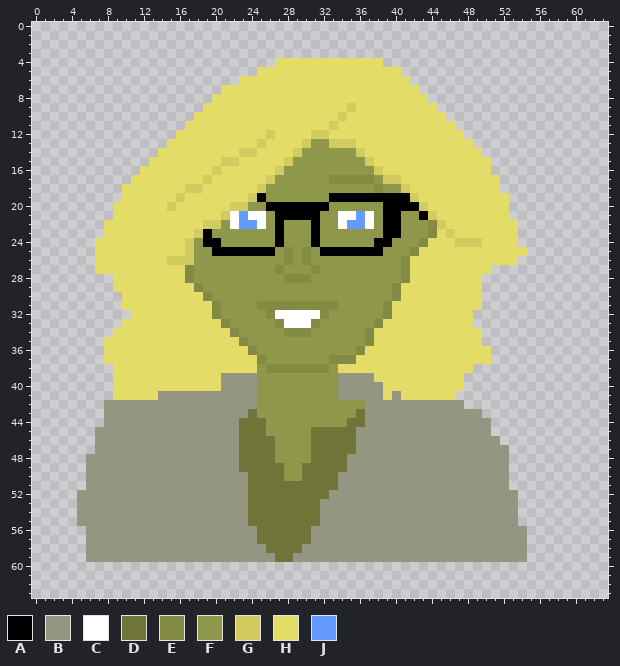
One commit to this pixel-art file: assets/art/assisstant.aseprite. The picture above is the old version.
64x64 pixels, 1 frame.
Palette (. is transparent): A #000000  B #949681  C #ffffff  D #6f7539  E #838a43  F #8f974a  G #d1cb60  H #e3dd68  J #639bff
Pixels before (only the part around the change), first column x 0:
 0 ................................................................
 1 ................................................................
 2 ................................................................
 3 ................................................................
 4 ...........................HHHHHHHHHHHH.........................
 5 .........................HHHHHHHHHHHHHHHH.......................
 6 .......................HHHHHHHHHHHHHHHHHHH......................
 7 .....................HHHHHHHHHHHHHHHHHHHHHH.....................
 8 ....................HHHHHHHHHHHHHHHHHHHHHHHH....................
 9 ...................HHHHHHHHHHHHHHHHGHHHHHHHHH...................
10 ..................HHHHHHHHHHHHHHHHGHHHHHHHHHHH..................
11 .................HHHHHHHHHHHHHHHHGHHHHHHHHHHHHH.................
12 ................HHHHHHHHHHGHHHHGGHHHHHHHHHHHHHHH................
13 ...............HHHHHHHHHHGHHHHGFFGGGHHHHHHHHHHHHH...............
14 ..............HHHHHHHHHGGHHHHGFFFFFFGHHHHHHHHHHHHH..............
15 .............HHHHHHHHGGHHHHHGFFFFFFFFGHHHHHHHHHHHHH.............
16 ............HHHHHHHHGHHHHHHGFFFFFFFFFFGHHHHHHHHHHHH.............
17 ...........HHHHHHHHGHHHHHHGFFFFFFEEEEEFGGHHHHHHHHHHH............
18 ..........HHHHHHHGGHHHHHHGFFFFFFFFFFFFEFFGHHHHHHHHHH............
19 ..........HHHHHHGHHHHHHHGAFFFFFFFAAAAAAAAAGHHHHHHHHHH...........
20 .........HHHHHHGHHHHHHGGFFAAAAAAAFFFFFFAAAAGHHHHHHHHH...........
21 .........HHHHHHHHHHHHGCJCCFAAAAAFFCCJCFAAFFAGHHHHHHHH...........
22 ........HHHHHHHHHHHGGFCJJCFAFFFAFFCJJCFAAFFFEGHHHHHHHH..........
23 ........HHHHHHHHHHGAFFFFFFFAFFFAFFFFFFFAAFFFEHGHHHHHHH..........
24 .......HHHHHHHHHHGFAAFFFFFFAFFFAFFFFFFAAFFFEHHHGGGHHHH..........
25 .......HHHHHHHHHHGFFAAAAAAAFEFEFAAAAAAAFFFEHHHHHHHHHHHH.........
26 .......HHHHHHHHGGGFFFFFFFFFFEFEFFFFFFFFFFEHHHHHHHHHHHH..........
27 .......HHHHHHHHHHEFFFFFFFFFEFFFEFFFFFFFFFEHHHHHHHHH.............
28 .........HHHHHHHHEFFFFFFFFFFEEEFFFFFFFFFFEHHHHHHHH..............
29 .........HHHHHHHHHEFFFFFFFFFFFFFFFFFFFFFEHHHHHHHHH..............
30 ..........HHHHHHHHHEFFFFFFFFFFFFFFFFFFFFEHHHHHHHHH..............
31 ..........HHHHHHHHHHEFFFFEEEEEEEEEFFFFFEHHHHHHHHHH..............
32 ...........HHHHHHHHHEFFFFFECCCCCEFFFFFFEHHHHHHHHH...............
33 ..........HHHHHHHHHHHEFFFFFECCCEFFFFFFEHHHHHHHHHH...............
34 .........HHHHHHHHHHHHHEFFFFFEEEFFFFFFEHHHHHHHHHHHH..............
35 ........HHHHHHHHHHHHHHHEFFFFFFFFFFFFFEHHHHHHHHHHHH..............
36 ........HHHHHHHHHHHHHHHHEFFFFFFFFFFFEHHHHHHHHHHHHHH.............
37 ........HHHHHHHHHHHHHHHHHEFFFFFFFEEEHHHHHHHHHHHHHHH.............
38 .........HHHHHHHHHHHHHHHHFEEEEEEEFHHHHHHHHHHHHHHH...............
39 .........HHHHHHHHHHHHBBBBFFFFFFFFFBBBBHHHHHHHHHH................
40 .........HHHHHHHHHHHHBBBBFFFFFFFFFBBBBBHHHHHHHHH................
41 .........HHHHHBBBBBBBBBBBFFFFFFFFFBBBBBHBHHHHHH.................
42 ........BBBBBBBBBBBBBBBBBFFFFFFFFFFFFBBBBBBBBBBB................
43 ........BBBBBBBBBBBBBBBBDFFFFFFFFFFFDBBBBBBBBBBBBB..............
44 ........BBBBBBBBBBBBBBBDDDFFFFFFFFFDDBBBBBBBBBBBBBB.............
45 .......BBBBBBBBBBBBBBBBDDDFFFFFDDDDDBBBBBBBBBBBBBBB.............
46 .......BBBBBBBBBBBBBBBBDDDDFFFFDDDDDBBBBBBBBBBBBBBBB............
47 .......BBBBBBBBBBBBBBBBDDDDFFFFDDDDDBBBBBBBBBBBBBBBBB...........
48 ......BBBBBBBBBBBBBBBBBDDDDFFFFDDDDBBBBBBBBBBBBBBBBBB...........
49 ......BBBBBBBBBBBBBBBBBDDDDDFFDDDDDBBBBBBBBBBBBBBBBBB...........
50 ......BBBBBBBBBBBBBBBBBBDDDDFFDDDDBBBBBBBBBBBBBBBBBBB...........
51 ......BBBBBBBBBBBBBBBBBBDDDDDDDDDDBBBBBBBBBBBBBBBBBBB...........
52 .....BBBBBBBBBBBBBBBBBBBDDDDDDDDDBBBBBBBBBBBBBBBBBBBBB..........
53 .....BBBBBBBBBBBBBBBBBBBDDDDDDDDBBBBBBBBBBBBBBBBBBBBBB..........
54 .....BBBBBBBBBBBBBBBBBBBDDDDDDDDBBBBBBBBBBBBBBBBBBBBBB..........
55 .....BBBBBBBBBBBBBBBBBBBDDDDDDDDBBBBBBBBBBBBBBBBBBBBBB..........
56 ......BBBBBBBBBBBBBBBBBBBDDDDDDBBBBBBBBBBBBBBBBBBBBBBBB.........
57 ......BBBBBBBBBBBBBBBBBBBDDDDDDBBBBBBBBBBBBBBBBBBBBBBBB.........
58 ......BBBBBBBBBBBBBBBBBBBBDDDDBBBBBBBBBBBBBBBBBBBBBBBBB.........
59 ......BBBBBBBBBBBBBBBBBBBBBDDBBBBBBBBBBBBBBBBBBBBBBBBBB.........
60 ................................................................
61 ................................................................
62 ................................................................
63 ................................................................
The result:
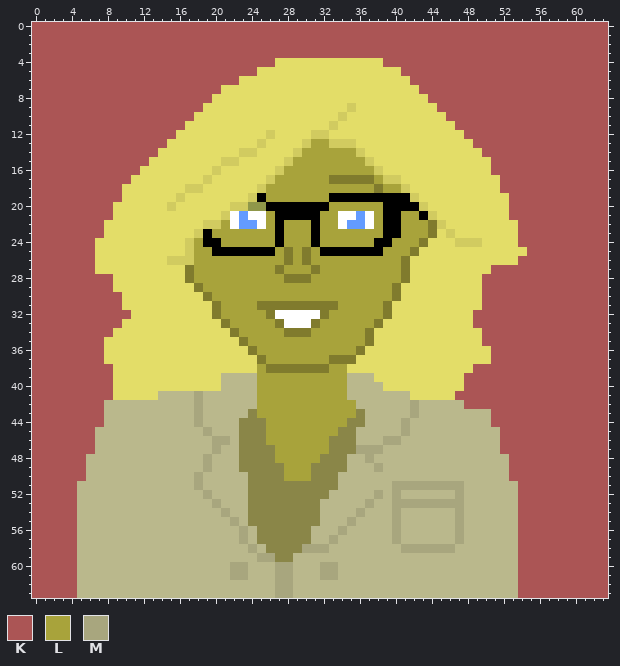
Colours new in this view: K #ab5555  L #a8a33b  M #a8a67e
The commit says: Meh. This is good enough
Change:
colour B: #949681 -> #bab88c
colour D: #6f7539 -> #8a8648
colour E: #838a43 -> #807b2d
Changed rows in their new state; - is a pixel that keeps its letter.
first column x 0:
 0 KKKKKKKKKKKKKKKKKKKKKKKKKKKKKKKKKKKKKKKKKKKKKKKKKKKKKKKKKKKKKKKK
 1 KKKKKKKKKKKKKKKKKKKKKKKKKKKKKKKKKKKKKKKKKKKKKKKKKKKKKKKKKKKKKKKK
 2 KKKKKKKKKKKKKKKKKKKKKKKKKKKKKKKKKKKKKKKKKKKKKKKKKKKKKKKKKKKKKKKK
 3 KKKKKKKKKKKKKKKKKKKKKKKKKKKKKKKKKKKKKKKKKKKKKKKKKKKKKKKKKKKKKKKK
 4 KKKKKKKKKKKKKKKKKKKKKKKKKKK------------KKKKKKKKKKKKKKKKKKKKKKKKK
 5 KKKKKKKKKKKKKKKKKKKKKKKKK----------------KKKKKKKKKKKKKKKKKKKKKKK
 6 KKKKKKKKKKKKKKKKKKKKKKK-------------------KKKKKKKKKKKKKKKKKKKKKK
 7 KKKKKKKKKKKKKKKKKKKKK----------------------KKKKKKKKKKKKKKKKKKKKK
 8 KKKKKKKKKKKKKKKKKKKK------------------------KKKKKKKKKKKKKKKKKKKK
 9 KKKKKKKKKKKKKKKKKKK--------------------------KKKKKKKKKKKKKKKKKKK
10 KKKKKKKKKKKKKKKKKK----------------------------KKKKKKKKKKKKKKKKKK
11 KKKKKKKKKKKKKKKKK------------------------------KKKKKKKKKKKKKKKKK
12 KKKKKKKKKKKKKKKK--------------------------------KKKKKKKKKKKKKKKK
13 KKKKKKKKKKKKKKK----------------LL----------------KKKKKKKKKKKKKKK
14 KKKKKKKKKKKKKK----------------LLLLLL--------------KKKKKKKKKKKKKK
15 KKKKKKKKKKKKK----------------LLLLLLLL--------------KKKKKKKKKKKKK
16 KKKKKKKKKKKK----------------LLLLLLLLLL-------------KKKKKKKKKKKKK
17 KKKKKKKKKKK----------------LLLLLL-----L-------------KKKKKKKKKKKK
18 KKKKKKKKKK----------------LLLLLLLLLLLL-LL-----------KKKKKKKKKKKK
19 KKKKKKKKKK----------------LLLLLLL--------------------KKKKKKKKKKK
20 KKKKKKKKK------------------------LLLLLL--------------KKKKKKKKKKK
21 KKKKKKKKK-----------------L-----LL----L--LL----------KKKKKKKKKKK
22 KKKKKKKK-------------L----L-LLL-LL----L--LLL----------KKKKKKKKKK
23 KKKKKKKK------------LLLLLLL-LLL-LLLLLLL--LLL----------KKKKKKKKKK
24 KKKKKKK-----------L--LLLLLL-LLL-LLLLLL--LLL-----------KKKKKKKKKK
25 KKKKKKK-----------LL-------L-L-L-------LLL-------------KKKKKKKKK
26 KKKKKKK-----------LLLLLLLLLL-L-LLLLLLLLLL-------------KKKKKKKKKK
27 KKKKKKK-----------LLLLLLLLL-LLL-LLLLLLLLL----------KKKKKKKKKKKKK
28 KKKKKKKKK---------LLLLLLLLLL---LLLLLLLLLL---------KKKKKKKKKKKKKK
29 KKKKKKKKK----------LLLLLLLLLLLLLLLLLLLLL----------KKKKKKKKKKKKKK
30 KKKKKKKKKK----------LLLLLLLLLLLLLLLLLLLL----------KKKKKKKKKKKKKK
31 KKKKKKKKKK-----------LLLL---------LLLLL-----------KKKKKKKKKKKKKK
32 KKKKKKKKKKK----------LLLLL-------LLLLLL----------KKKKKKKKKKKKKKK
33 KKKKKKKKKK------------LLLLL-----LLLLLL-----------KKKKKKKKKKKKKKK
34 KKKKKKKKK--------------LLLLL---LLLLLL-------------KKKKKKKKKKKKKK
35 KKKKKKKK----------------LLLLLLLLLLLLL-------------KKKKKKKKKKKKKK
36 KKKKKKKK-----------------LLLLLLLLLLL---------------KKKKKKKKKKKKK
37 KKKKKKKK------------------LLLLLLL------------------KKKKKKKKKKKKK
38 KKKKKKKKK----------------L-------LL--------------KKKKKKKKKKKKKKK
39 KKKKKKKKK----------------LLLLLLLLLL-------------KKKKKKKKKKKKKKKK
40 KKKKKKKKK----------------LLLLLLLLLL-------------KKKKKKKKKKKKKKKK
41 KKKKKKKKK---------M------LLLLLLLLLL----B-B-----KKKKKKKKKKKKKKKKK
42 KKKKKKKK----------M------LLLLLLLLLLLB-----M-----KKKKKKKKKKKKKKKK
43 KKKKKKKK----------M------LLLLLLLLLLL------M-------BKKKKKKKKKKKKK
44 KKKKKKKK----------M-------LLLLLLLLL------M---------KKKKKKKKKKKKK
45 KKKKKKK------------M------LLLLLLLL-------M---------BKKKKKKKKKKKK
46 KKKKKKK-------------MM----LLLLLLL------MM-----------KKKKKKKKKKKK
47 KKKKKKK-------------M------LLLLLL---MMM-------------KKKKKKKKKKKK
48 KKKKKK-------------M-------LLLLL-----M---------------KKKKKKKKKKK
49 KKKKKK-------------M--------LLL-------M--------------KKKKKKKKKKK
50 KKKKKK------------M---------LLL----------------------KKKKKKKKKKK
51 KKKKKB------------M---------------------MMMMMMMM-----BKKKKKKKKKK
52 KKKKK--------------M------------------M-M------M------KKKKKKKKKK
53 KKKKK---------------M----------------M--MMMMMMMM------KKKKKKKKKK
54 KKKKK----------------M--------------M---M------M------KKKKKKKKKK
55 KKKKK-----------------M------------M----M------M------KKKKKKKKKK
56 KKKKKB-----------------M----------M-----M------M------KKKKKKKKKK
57 KKKKKB-----------------M---------M------M------M------KKKKKKKKKK
58 KKKKKB------------------M-----MMM--------MMMMMM-------KKKKKKKKKK
59 KKKKKB-------------------MM---------------------------KKKKKKKKKK
60 KKKKKBBBBBBBBBBBBBBBBBMMBBBMMBBBMMBBBBBBBBBBBBBBBBBBBBKKKKKKKKKK
61 KKKKKBBBBBBBBBBBBBBBBBMMBBBMMBBBMMBBBBBBBBBBBBBBBBBBBBKKKKKKKKKK
62 KKKKKBBBBBBBBBBBBBBBBBBBBBBMMBBBBBBBBBBBBBBBBBBBBBBBBBKKKKKKKKKK
63 KKKKKBBBBBBBBBBBBBBBBBBBBBBMMBBBBBBBBBBBBBBBBBBBBBBBBBKKKKKKKKKK
Where, in picture pixels (left, top, right, bottom), the same in both pictures:
changed: (32, 22, 608, 598)
